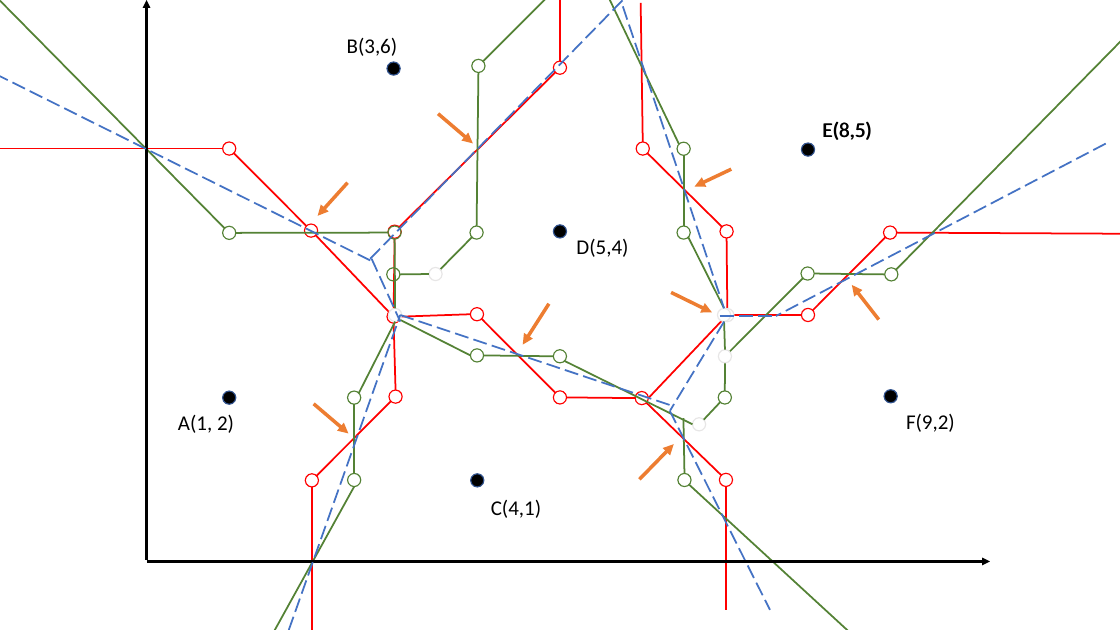
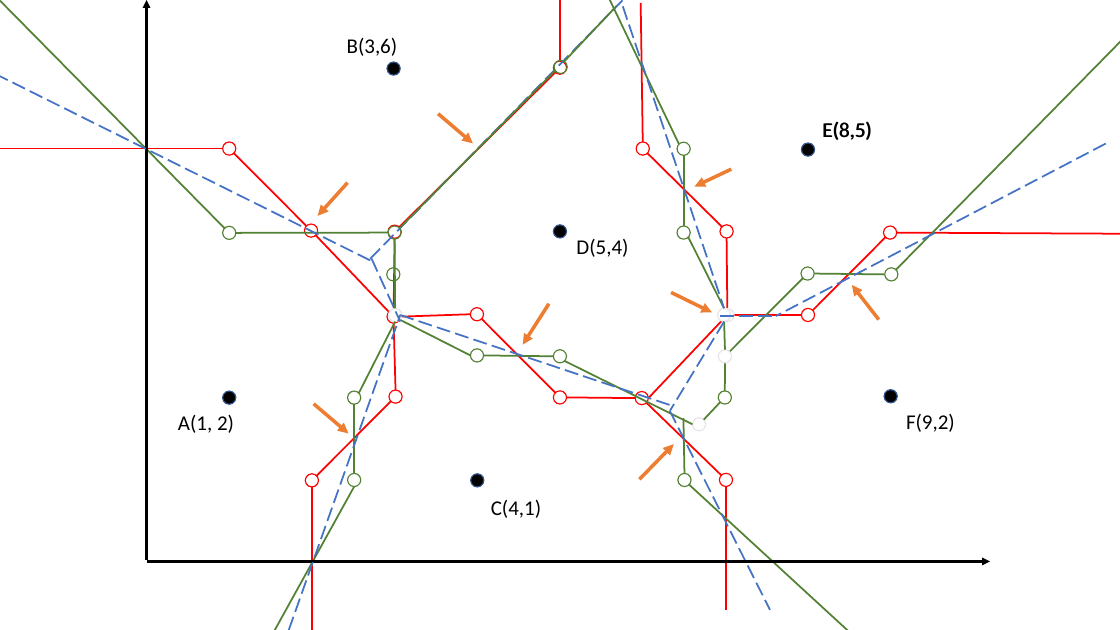
Before and after one commit to atrinh1996/CS163Fall2022, a slide deck: slide 10 of HW/HW4/images/hw4.pptx. Drawn at 1120x630 pixels with LibreOffice and Linux fonts; fonts in the diff are those of the drawing. Boxes give left, top, right and bottom in pixels: in the first picture for what was removed or moved away, otherwise in the second. Text is boxed around its words. In the diff, an @@ line names an element or a change of style, - is before the commit and + after.

```diff
--- a/HW/HW4/images/hw4.pptx
+++ b/HW/HW4/images/hw4.pptx
@@ line moved from (483, 61) - (603, 0) to (565, 61) - (617, 6) @@
@@ line moved from (476, 226) - (479, 72) to (400, 228) - (555, 71) @@
@@ ellipse moved from (x1=472, y1=60, x2=486, y2=73) to (x1=555, y1=60, x2=568, y2=74) @@
@@ line removed from (440, 270) to (472, 237) @@
@@ ellipse removed at (x1=471, y1=226, x2=484, y2=239) @@
@@ ellipse removed at (x1=429, y1=267, x2=443, y2=281) @@
@@ line removed from (400, 275) to (429, 274) @@
```
Also in this commit, not shown: 11 other slides changed, 5 slides added, 24 other files.
